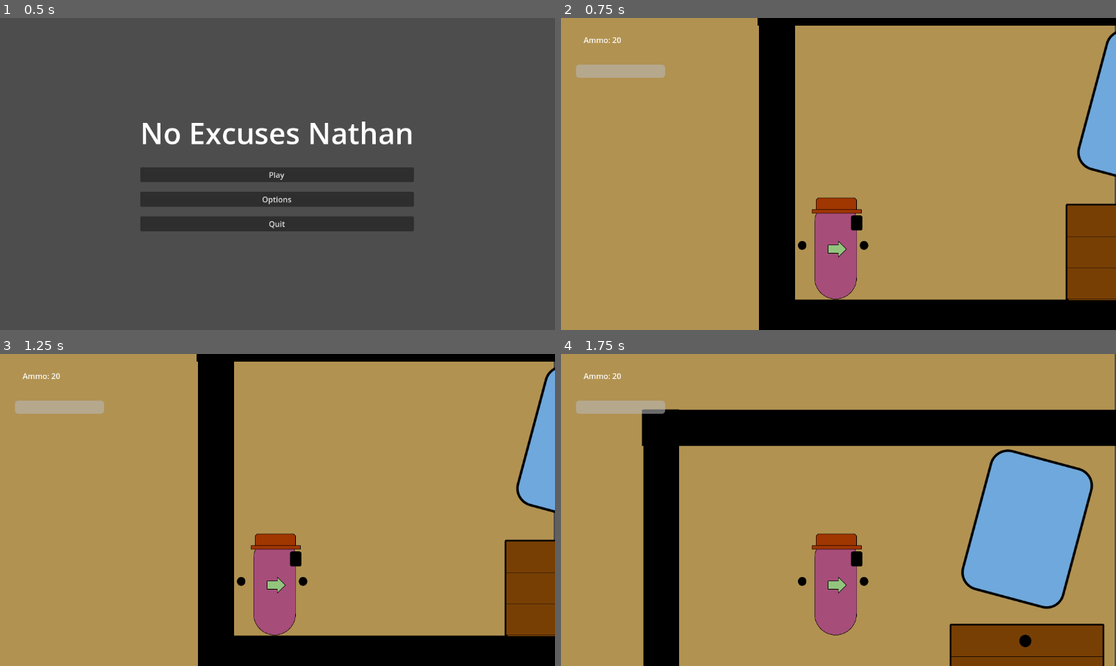
Above: before the commit, frames 1-4 (two rows, left to right).
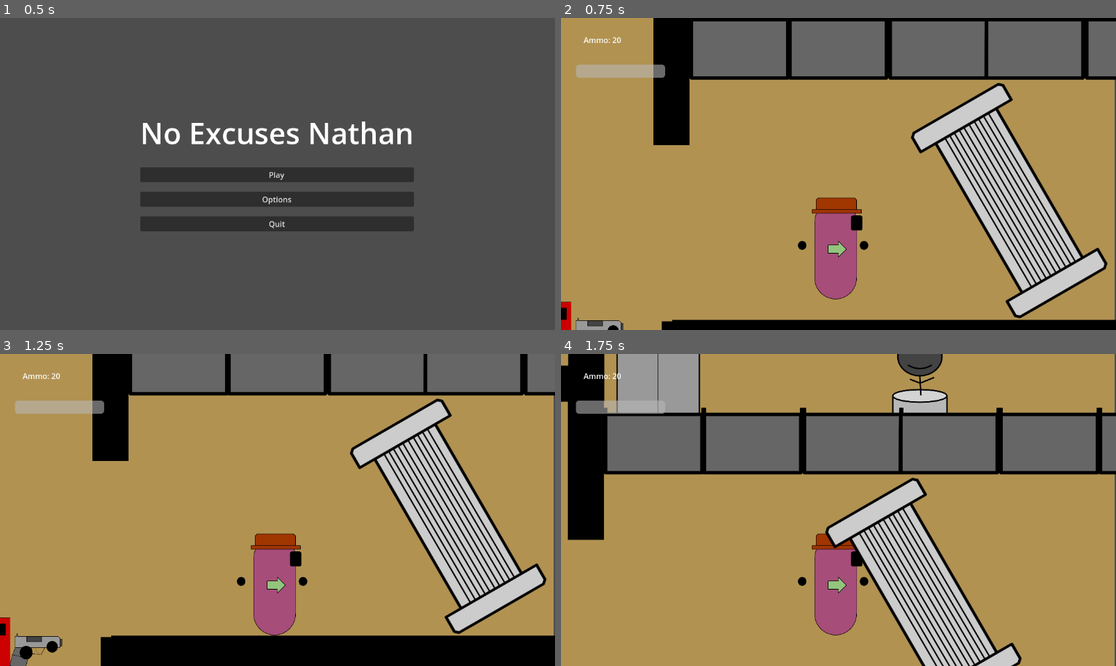
Above: after the commit, the same moments.

Repository: TrinityXon/No-Excuses-Nathan
Game: Godot game, scene res://Levels/UILevels/MainMenu.tscn
Same seed, same stepped clock (60 frames per second), same inputs: the game is played once before the commit and once after it. The engine's default icon, where the game draws it, is replaced by a stand-in: a white triangle on a blue panel in a dark square.
Inputs:
- Up to frame 1 (0.5 s): no input
- Up to frame 2 (0.75 s): click "Play" at 0.5 s
- Up to frame 3 (1.25 s): no input
- Up to frame 4 (1.75 s): tap Enter at 1.25 s; hold Right (Move_Right) from 1.28 s (still down); tap F (Pickup) at 1.35 s; tap W (Jump) at 1.52 s

Frame 1 is identical in both runs. In frame 2, 40% of the frame differs, in the area x 0-100%, y 0-100%; in frame 3, 34%; in frame 4, 49%.

Commit message:
Revert "Main Hall (Barebones 1)"
This reverts commit c8138785d0ae4c1bf632174930e43e6f5a8428c5.

Diff:
--- /dev/null
+++ b/Game_Objects/Destructibles/Props/The_Marston_Estate_Props/Pillar.tscn
@@ -0,0 +1,21 @@
+[gd_scene load_steps=3 format=3 uid="uid://b3pfdpwvrppc"]
+
+[ext_resource type="PackedScene" uid="uid://bq4uhhl8cv1a4" path="res://Game_Objects/Destructibles/Base/DestructibleBase.tscn" id="1_s5obs"]
+[ext_resource type="Texture2D" uid="uid://dil4g5h6o6kup" path="res://ArtSprite/Props/The_Marston_Estate/Pillar.png" id="2_libgp"]
+
+[node name="Area2D" instance=ExtResource("1_s5obs")]
+maxHealth = 50.0
+
+[node name="CollisionShape2D" parent="." index="0"]
+position = Vector2(1, 3)
+scale = Vector2(1, 2.4)
+
+[node name="Icon" parent="." index="1"]
+scale = Vector2(0.452778, 0.452778)
+texture = ExtResource("2_libgp")
+
+[node name="CollisionShape2D" parent="StaticBody2D" index="0"]
+scale = Vector2(2.86598, 2.08326)
+
+[node name="healthMonitor" parent="." index="3"]
+maxHealth = 50.0
--- /dev/null
+++ b/Game_Objects/Destructibles/Props/The_Marston_Estate_Props/Stair.tscn
@@ -0,0 +1,37 @@
+[gd_scene load_steps=4 format=3 uid="uid://cfv66c1kn5eqv"]
+
+[ext_resource type="PackedScene" uid="uid://bq4uhhl8cv1a4" path="res://Game_Objects/Destructibles/Base/DestructibleBase.tscn" id="1_10xgs"]
+[ext_resource type="Texture2D" uid="uid://c5ayw187qc7wp" path="res://ArtSprite/Props/The_Marston_Estate/Stairs.png" id="2_bidsc"]
+
+[sub_resource type="RectangleShape2D" id="RectangleShape2D_p2fhp"]
+size = Vector2(20, 46)
+
+[node name="Stairs" instance=ExtResource("1_10xgs")]
+position = Vector2(22, -84)
+scale = Vector2(1.43744, 1.15653)
+isInvincible = true
+
+[node name="CollisionShape2D" parent="." index="0"]
+visible = true
+position = Vector2(9, -21)
+scale = Vector2(0.930473, 1.4114)
+
+[node name="Icon" parent="." index="1"]
+position = Vector2(-122, -76)
+scale = Vector2(0.419445, 0.419444)
+texture = ExtResource("2_bidsc")
+
+[node name="CollisionShape2D" parent="StaticBody2D" index="0"]
+visible = true
+position = Vector2(-13, 41)
+scale = Vector2(5.4981, 0.538444)
+
+[node name="CollisionShape2D2" type="CollisionShape2D" parent="StaticBody2D" index="1"]
+position = Vector2(8, -23)
+scale = Vector2(7.02282, 1.36302)
+shape = SubResource("RectangleShape2D_p2fhp")
+
+[node name="CollisionShape2D3" type="CollisionShape2D" parent="StaticBody2D" index="2"]
+position = Vector2(31, -87)
+scale = Vector2(4.78282, 1.36302)
+shape = SubResource("RectangleShape2D_p2fhp")
--- /dev/null
+++ b/Game_Objects/Destructibles/Props/The_Marston_Estate_Props/Statue.tscn
@@ -0,0 +1,23 @@
+[gd_scene load_steps=3 format=3 uid="uid://bbym6uw7r4ntf"]
+
+[ext_resource type="PackedScene" uid="uid://bq4uhhl8cv1a4" path="res://Game_Objects/Destructibles/Base/DestructibleBase.tscn" id="1_vns20"]
+[ext_resource type="Texture2D" uid="uid://bk5jpyahjs648" path="res://ArtSprite/Props/The_Marston_Estate/Statue.png" id="2_cntqa"]
+
+[node name="Area2D" instance=ExtResource("1_vns20")]
+z_index = -2
+scale = Vector2(0.6, 0.6)
+
+[node name="CollisionShape2D" parent="." index="0"]
+position = Vector2(-4, -17)
+scale = Vector2(-1.26748, 1.7763)
+
+[node name="Icon" parent="." index="1"]
+scale = Vector2(0.375, 0.375)
+texture = ExtResource("2_cntqa")
+
+[node name="CollisionShape2D" parent="StaticBody2D" index="0"]
+position = Vector2(-3, -13)
+scale = Vector2(3.52, 1.72)
+
+[node name="healthMonitor" parent="." index="3"]
+maxHealth = 30.0
--- /dev/null
+++ b/Game_Objects/Elevator.tscn
@@ -0,0 +1,11 @@
+[gd_scene load_steps=3 format=3 uid="uid://256qlmsru0a3"]
+
+[ext_resource type="PackedScene" uid="uid://bur5u1p2bwm08" path="res://Game_Objects/Enemies/Doors/BaseDoor.tscn" id="1_b58dd"]
+[ext_resource type="Texture2D" uid="uid://yg6tmuqxojqt" path="res://ArtSprite/Interactables/Elevator.png" id="2_p24pg"]
+
+[node name="BaseDoor" instance=ExtResource("1_b58dd")]
+position = Vector2(-4, -58)
+scale = Vector2(1.44, 1.44)
+
+[node name="Door" parent="." index="1"]
+texture = ExtResource("2_p24pg")
--- a/Game_Objects/Enemies/Crackhead_Puny.tscn
+++ b/Game_Objects/Enemies/Crackhead_Puny.tscn
@@ -29,6 +29,7 @@
 texture = ExtResource("2_qdjv5")
 
 [node name="Pistol" parent="gunParent" index="0" instance=ExtResource("3_jcc36")]
+damage = 7.5
 
 [node name="ShotCheck" type="RayCast2D" parent="gunParent" index="1"]
 unique_name_in_owner = true
@@ -59,6 +60,13 @@
 [node name="EffectManager" parent="." index="10"]
 unique_name_in_owner = false
 
+[node name="Label" parent="." index="12"]
+offset_left = -137.333
+offset_top = -94.6667
+offset_right = -44.3333
+offset_bottom = -49.6667
+scale = Vector2(3.02667, 3.02667)
+
 [node name="Vision" parent="." index="13"]
 visible = false
 
--- a/Game_Objects/Enemies/Enemy_Base.gd
+++ b/Game_Objects/Enemies/Enemy_Base.gd
@@ -149,6 +149,7 @@
 	return
 
 func chasePlayer():
+	detectionLabel.text = '!'
 	moveDir = (player.global_position - global_position).normalized()
 	velocity.x = moveDir.x * speed
 	print(moveDir.x)
--- a/Game_Objects/Floor/ColorManager.gd
+++ b/Game_Objects/Floor/ColorManager.gd
@@ -2,9 +2,11 @@
 
 @onready var spriteRef: Sprite2D = %Icon
 @export var newColor: Color = Color.BLACK
+@export var shouldModulate: bool = true
+
 
 func _ready():
-	if spriteRef:
+	if spriteRef and shouldModulate:
 		spriteRef.modulate = newColor
 	else:
 		print("sprite not found - ground level base")
--- /dev/null
+++ b/Game_Objects/Floor/Handrails.tscn
@@ -0,0 +1,18 @@
+[gd_scene load_steps=3 format=3 uid="uid://cp2ohacay52py"]
+
+[ext_resource type="PackedScene" uid="uid://cryaljckxmgxf" path="res://Game_Objects/Floor/BlockoutPlaceholder.tscn" id="1_iecqn"]
+[ext_resource type="Texture2D" uid="uid://bie50cpstvbim" path="res://ArtSprite/Background-Non-Collision/Handrails.png" id="2_ar6yy"]
+
+[node name="GroundLevel" instance=ExtResource("1_iecqn")]
+scale = Vector2(0.679999, 0.679999)
+shouldModulate = false
+
+[node name="CollisionShape2D" parent="." index="0"]
+visible = true
+position = Vector2(5.96046e-08, 50)
+scale = Vector2(1.59879, 0.21)
+
+[node name="Icon" parent="." index="1"]
+modulate = Color(1, 1, 1, 1)
+scale = Vector2(0.498437, 0.483333)
+texture = ExtResource("2_ar6yy")
--- /dev/null
+++ b/Game_Objects/Global_Variable_Controller/global_vars.gd
@@ -0,0 +1,3 @@
+extends Control
+
+var nextLevelSceneMainMenu: PackedScene
--- /dev/null
+++ b/Game_Objects/Global_Variable_Controller/global_vars.tscn
@@ -0,0 +1,8 @@
+[gd_scene load_steps=2 format=3 uid="uid://f7upm41tgc2r"]
+
+[ext_resource type="Script" path="res://Game_Objects/Global_Variable_Controller/global_vars.gd" id="1_ydpvp"]
+
+[node name="global_vars" type="Control"]
+layout_mode = 3
+anchors_preset = 0
+script = ExtResource("1_ydpvp")
--- a/Levels/The_Marston_Estate/Floor_1/Foyer.tscn
+++ b/Levels/The_Marston_Estate/Floor_1/Foyer.tscn
@@ -36,7 +36,7 @@
 scale = Vector2(-1.00288, 0.26795)
 
 [node name="BaseDoor" parent="." instance=ExtResource("4_vutuy")]
-position = Vector2(1089, 452)
+position = Vector2(1092, 452)
 scale = Vector2(1.39917, 1.39917)
 nextLevel = ExtResource("4_1bvo5")
 
--- a/Levels/The_Marston_Estate/Floor_1/floor_1.tscn
+++ b/Levels/The_Marston_Estate/Floor_1/floor_1.tscn
@@ -18,8 +18,13 @@
 [ext_resource type="PackedScene" uid="uid://cbybm0fvqtutg" path="res://Game_Objects/Destructibles/Props/The_Marston_Estate_Props/Dining_Table.tscn" id="14_ti1vo"]
 [ext_resource type="PackedScene" uid="uid://cpyi48f1fnqev" path="res://Game_Objects/Destructibles/Props/The_Marston_Estate_Props/Kitchen_Table.tscn" id="15_04t3h"]
 [ext_resource type="PackedScene" uid="uid://cyp6fm0ftgv1d" path="res://Game_Objects/Background_Non_Collision/The_Marston_Estate/KitchenDrawer.tscn" id="16_4bw7p"]
+[ext_resource type="PackedScene" uid="uid://cfv66c1kn5eqv" path="res://Game_Objects/Destructibles/Props/The_Marston_Estate_Props/Stair.tscn" id="16_46fwd"]
+[ext_resource type="PackedScene" uid="uid://b3pfdpwvrppc" path="res://Game_Objects/Destructibles/Props/The_Marston_Estate_Props/Pillar.tscn" id="17_y0t8y"]
 [ext_resource type="PackedScene" uid="uid://cmik0pxe5mwkt" path="res://Game_Objects/Destructibles/Props/Sofa.tscn" id="19_1np0n"]
-[ext_resource type="PackedScene" uid="uid://ip1gvp25rhdj" path="res://Game_Objects/Destructibles/Placeholder.tscn" id="20_07amc"]
+[ext_resource type="PackedScene" uid="uid://cp2ohacay52py" path="res://Game_Objects/Floor/Handrails.tscn" id="22_h6bw6"]
+[ext_resource type="PackedScene" uid="uid://bbym6uw7r4ntf" path="res://Game_Objects/Destructibles/Props/The_Marston_Estate_Props/Statue.tscn" id="23_4036x"]
+[ext_resource type="PackedScene" uid="uid://256qlmsru0a3" path="res://Game_Objects/Elevator.tscn" id="24_e5e55"]
+[ext_resource type="PackedScene" uid="uid://l50vj4oeykqw" path="res://Levels/UILevels/MainMenu.tscn" id="25_wvi1r"]
 
 [node name="Floor1" type="Node2D"]
 position = Vector2(3216, -171)
@@ -27,7 +32,7 @@
 [node name="Player" type="Node2D" parent="."]
 
 [node name="Nathan_Main" parent="Player" instance=ExtResource("1_axofd")]
-position = Vector2(-3110, 696)
+position = Vector2(2419, 635)
 acceleration = 4.0
 
 [node name="Environment" type="Node2D" parent="."]
@@ -212,9 +217,9 @@
 scale = Vector2(1.64, 0.360002)
 
 [node name="GroundLevel19" parent="Environment/Rooms/DiningRoom" instance=ExtResource("1_wy6xv")]
-position = Vector2(3506, 418)
+position = Vector2(3357, 468)
 rotation = -4.71238
-scale = Vector2(3.44, 0.360002)
+scale = Vector2(4.48, 0.360002)
 
 [node name="GroundLevel18" parent="Environment/Rooms/DiningRoom" instance=ExtResource("1_wy6xv")]
 position = Vector2(1588, 309)
@@ -240,30 +245,13 @@
 rotation = -1.57079
 scale = Vector2(0.960004, 0.360002)
 
-[node name="GroundLevel20" parent="Environment/Rooms/Main_Hall" instance=ExtResource("1_wy6xv")]
-position = Vector2(2640, 758)
-scale = Vector2(6.52, 0.360002)
-
-[node name="GroundLevel26" parent="Environment/Rooms/Main_Hall" instance=ExtResource("1_wy6xv")]
-position = Vector2(2850, 404)
-scale = Vector2(9.9032, 0.309004)
-
-[node name="GroundLevel25" parent="Environment/Rooms/Main_Hall" instance=ExtResource("1_wy6xv")]
-position = Vector2(2640, 758)
-scale = Vector2(6.52, 0.360002)
+[node name="GroundLevel21" parent="Environment/Rooms/Main_Hall" instance=ExtResource("1_wy6xv")]
+position = Vector2(2766, 182)
+scale = Vector2(8.96001, 0.360002)
 
 [node name="GroundLevel23" parent="Environment/Rooms/Main_Hall" instance=ExtResource("1_wy6xv")]
-position = Vector2(3170, 695)
-rotation = -0.523598
-scale = Vector2(1.96949, 0.360002)
-
-[node name="GroundLevel24" parent="Environment/Rooms/Main_Hall" instance=ExtResource("1_wy6xv")]
-position = Vector2(3400, 632)
-scale = Vector2(1.96949, 0.360002)
-
-[node name="GroundLevel21" parent="Environment/Rooms/Main_Hall" instance=ExtResource("1_wy6xv")]
-position = Vector2(2855, 182)
-scale = Vector2(10.2, 0.360002)
+position = Vector2(2798, 755)
+scale = Vector2(8.96001, 0.360002)
 
 [node name="GroundLevel22" parent="Environment/Rooms/Main_Hall" instance=ExtResource("1_wy6xv")]
 position = Vector2(2206, 228)
@@ -271,6 +259,44 @@
 scale = Vector2(0.960004, 0.360002)
 
 [node name="Props" type="Node2D" parent="Environment/Rooms/Main_Hall"]
+
+[node name="Area2D" parent="Environment/Rooms/Main_Hall/Props" instance=ExtResource("16_46fwd")]
+position = Vector2(3244, 662)
+scale = Vector2(1.19744, 0.963431)
+
+[node name="Area2D2" parent="Environment/Rooms/Main_Hall/Props" instance=ExtResource("17_y0t8y")]
+position = Vector2(2637, 580)
+rotation = -0.523598
+scale = Vector2(1, 0.906797)
+
+[node name="Area2D3" parent="Environment/Rooms/Main_Hall/Props" instance=ExtResource("23_4036x")]
+position = Vector2(2635, 329)
+
+[node name="Walls_floors" type="Node2D" parent="Environment/Rooms/Main_Hall"]
+
+[node name="GroundLevel" parent="Environment/Rooms/Main_Hall/Walls_floors" instance=ExtResource("22_h6bw6")]
+position = Vector2(2293, 381)
+
+[node name="GroundLevel2" parent="Environment/Rooms/Main_Hall/Walls_floors" instance=ExtResource("22_h6bw6")]
+position = Vector2(2419, 381)
+
+[node name="GroundLevel3" parent="Environment/Rooms/Main_Hall/Walls_floors" instance=ExtResource("22_h6bw6")]
+position = Vector2(2547, 381)
+
+[node name="GroundLevel4" parent="Environment/Rooms/Main_Hall/Walls_floors" instance=ExtResource("22_h6bw6")]
+position = Vector2(2670, 381)
+
+[node name="GroundLevel5" parent="Environment/Rooms/Main_Hall/Walls_floors" instance=ExtResource("22_h6bw6")]
+position = Vector2(2798, 381)
+
+[node name="GroundLevel6" parent="Environment/Rooms/Main_Hall/Walls_floors" instance=ExtResource("22_h6bw6")]
+position = Vector2(2925, 381)
+
+[node name="GroundLevel7" parent="Environment/Rooms/Main_Hall/Walls_floors" instance=ExtResource("22_h6bw6")]
+position = Vector2(3051, 381)
+
+[node name="GroundLevel8" parent="Environment/Rooms/Main_Hall/Walls_floors" instance=ExtResource("22_h6bw6")]
+position = Vector2(3178, 381)
 
 [node name="Hostiles" type="Node2D" parent="."]
 
@@ -384,7 +410,6 @@
 position = Vector2(2036, 682)
 scale = Vector2(14.2104, -14.9615)
 
-[node name="Area2D2" parent="." instance=ExtResource("20_07amc")]
-position = Vector2(2734, 576)
-rotation = -0.523598
-scale = Vector2(0.734706, 3.41083)
+[node name="BaseDoor" parent="." instance=ExtResource("24_e5e55")]
+position = Vector2(2293, 329)
+nextLevel = ExtResource("25_wvi1r")
--- a/Levels/UILevels/MainMenu.gd
+++ b/Levels/UILevels/MainMenu.gd
@@ -2,9 +2,14 @@
 
 @export var nextLevel: PackedScene
 
+func _ready():
+	if GlobalVars.nextLevelSceneMainMenu == null and nextLevel != null:
+		GlobalVars.nextLevelSceneMainMenu = nextLevel
+
+	print(GlobalVars)
 func _on_play_pressed():
-	if nextLevel != null:
-		get_tree().change_scene_to_packed(nextLevel)
+	if GlobalVars.nextLevelSceneMainMenu != null:
+		get_tree().change_scene_to_packed(GlobalVars.nextLevelSceneMainMenu)
 	else:
 		print("no level to transition")
 func _on_options_pressed():
--- a/project.godot
+++ b/project.godot
@@ -18,6 +18,7 @@
 [autoload]
 
 EmitBus="*res://Components/CentralEmitBus/EmitBus.gd"
+GlobalVars="*res://Game_Objects/Global_Variable_Controller/global_vars.tscn"
 
 [input]
 
Binary file added: ArtSprite/Background-Non-Collision/Handrails.png
Not shown, added: ArtSprite/Background-Non-Collision/Handrails.png.import
Binary file added: ArtSprite/Interactables/Elevator.png
Not shown, added: ArtSprite/Interactables/Elevator.png.import
Binary file added: ArtSprite/Interactables/Ladder.png
Not shown, added: ArtSprite/Interactables/Ladder.png.import
Binary file added: ArtSprite/Props/The_Marston_Estate/Pillar.png
Not shown, added: ArtSprite/Props/The_Marston_Estate/Pillar.png.import
Binary file added: ArtSprite/Props/The_Marston_Estate/Stairs.png
Not shown, added: ArtSprite/Props/The_Marston_Estate/Stairs.png.import
Binary file added: ArtSprite/Props/The_Marston_Estate/Statue.png
Not shown, added: ArtSprite/Props/The_Marston_Estate/Statue.png.import
(and 1 more such lines)
